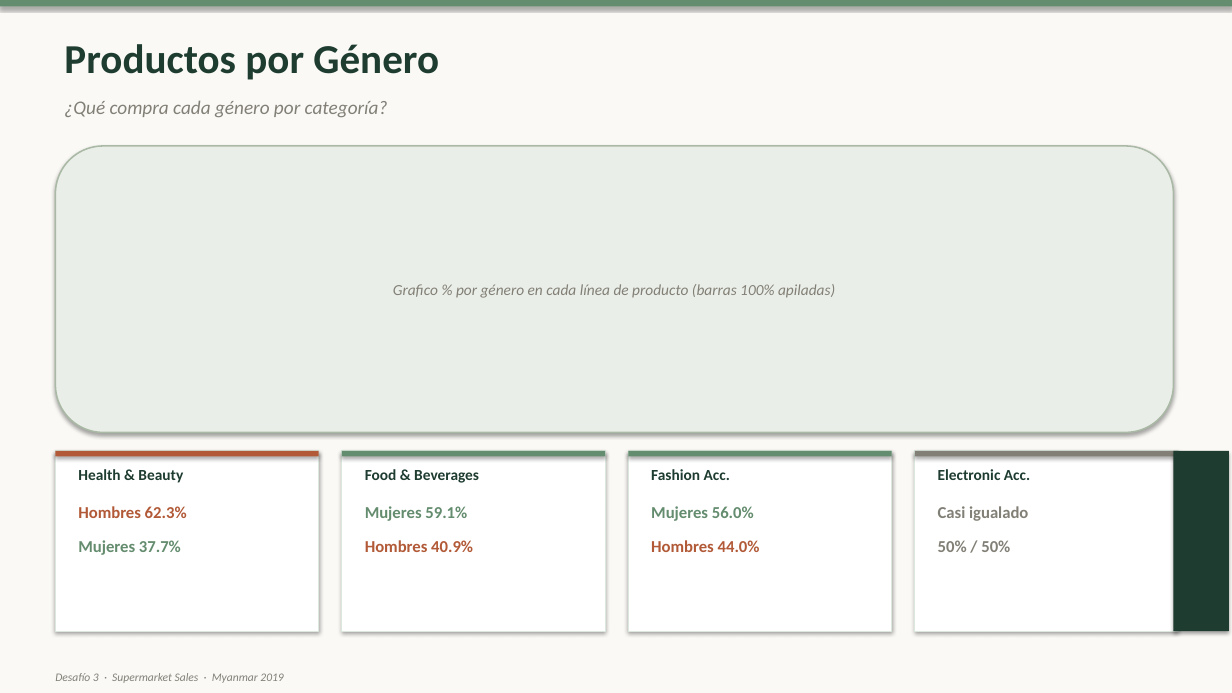
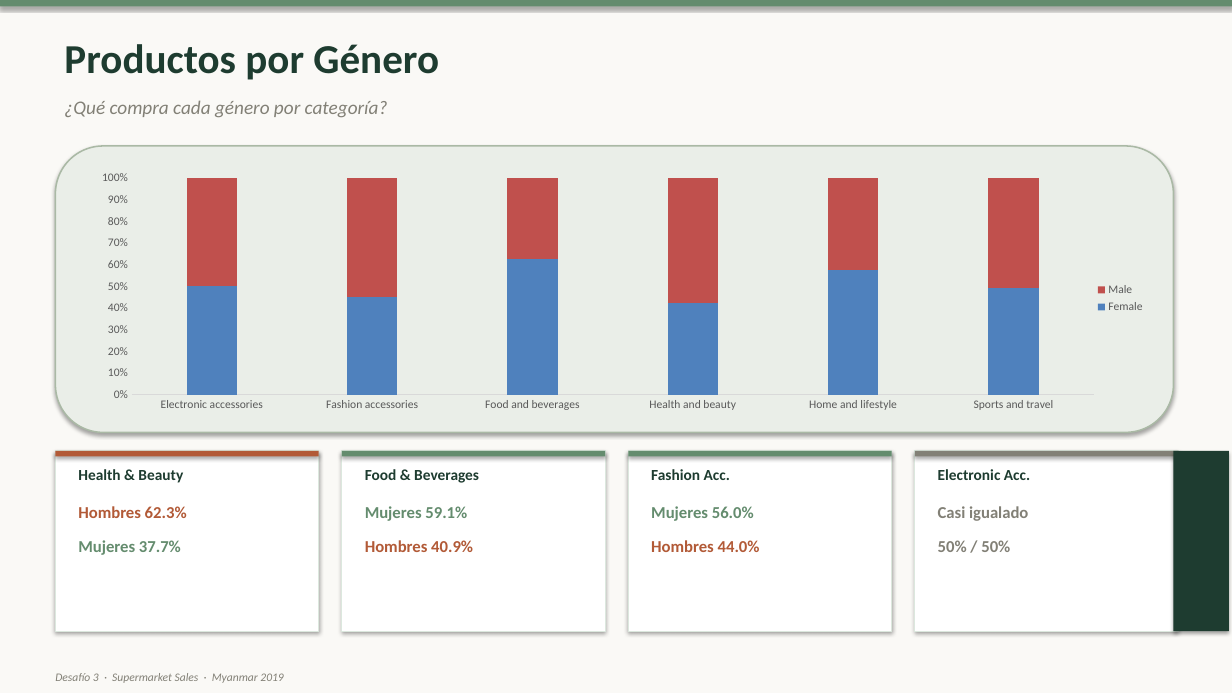
Before and after one commit to javierFernandezF/tallerStoryteling, a slide deck: slide 6 of Taller/Archivos notables/Desafio3_Presentacion_v3.pptx. Drawn at 1232x693 pixels with LibreOffice and Linux fonts; fonts in the diff are those of the drawing. Boxes give left, top, right and bottom in pixels: in the first picture for what was removed or moved away, otherwise in the second. Text is boxed around its words. In the diff, an @@ line names an element or a change of style, - is before the commit and + after.

```diff
--- a/Taller/Archivos notables/Desafio3_Presentacion_v3.pptx
+++ b/Taller/Archivos notables/Desafio3_Presentacion_v3.pptx
@@ column stacked 100% chart added at (20, 155, 1154, 442) @@
+categories: Electronic accessories, Fashion accessories, Food and beverages, Health and beauty, Home and lifestyle, Sports and travel
+Female: 50, 45, 63, 42, 58, 49
+Male: 50, 55, 37, 58, 42, 51
@@ text in rounded rectangle at (393, 284, 835, 298): text removed @@
-Grafico % por género en cada línea de producto (barras 100% apiladas)
```
Also in this commit, not shown: 1 other slide changed.
